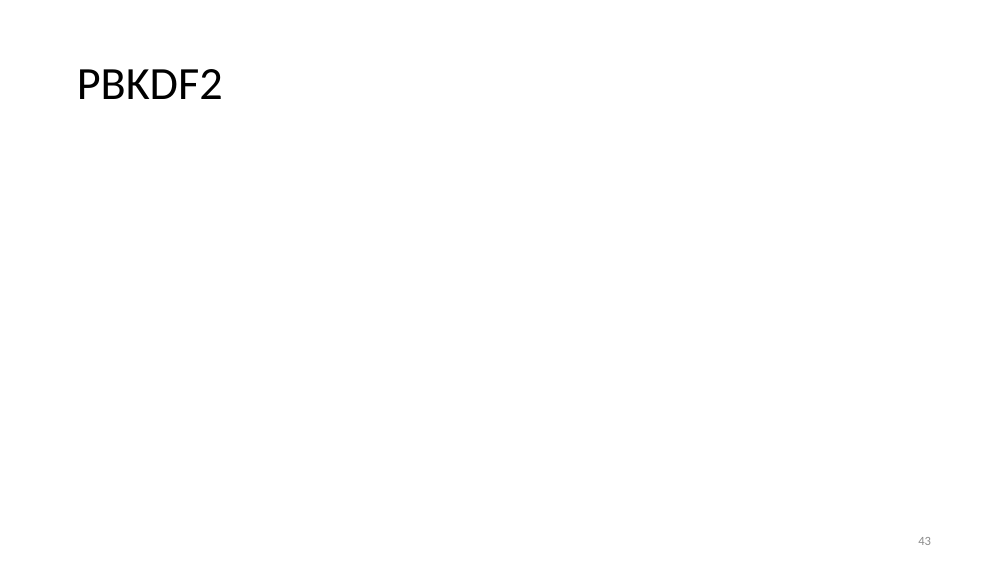
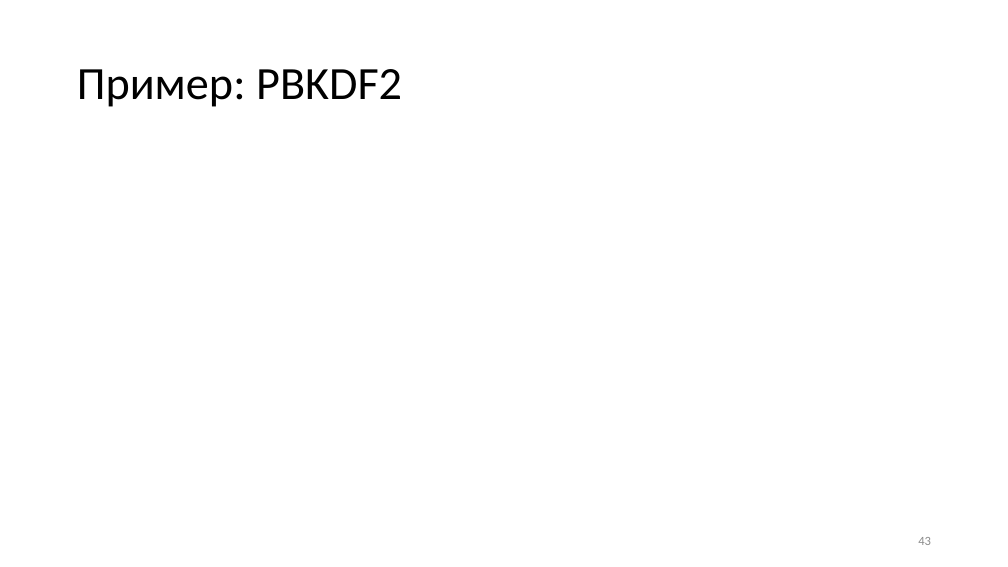
Before and after one commit to GeorgyFirsov-s-forks/CryptoLectures, a slide deck: slide 43 of Lectures/Lecture11.pptx. Drawn at 1008x567 pixels with LibreOffice and Linux fonts; fonts in the diff are those of the drawing; grey boxes stand for pictures. Boxes give left, top, right and bottom in pixels: in the first picture for what was removed or moved away, otherwise in the second. Text is boxed around its words. In the diff, an @@ line names an element or a change of style, - is before the commit and + after.

Commit message:
Добавил pbkdf2 в 11 лекцию.

```diff
--- a/Lectures/Lecture11.pptx
+++ b/Lectures/Lecture11.pptx
@@ title at <box>77,69,402,107</box>: text changed @@
-PBKDF2
+Пример: PBKDF2
```
Also in this commit, not shown: 1 other slide changed.
